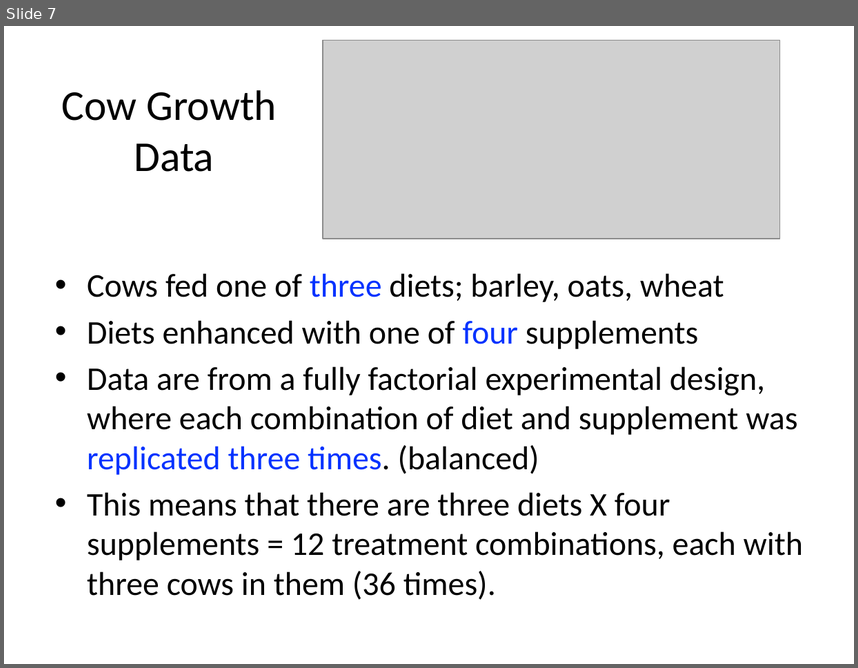
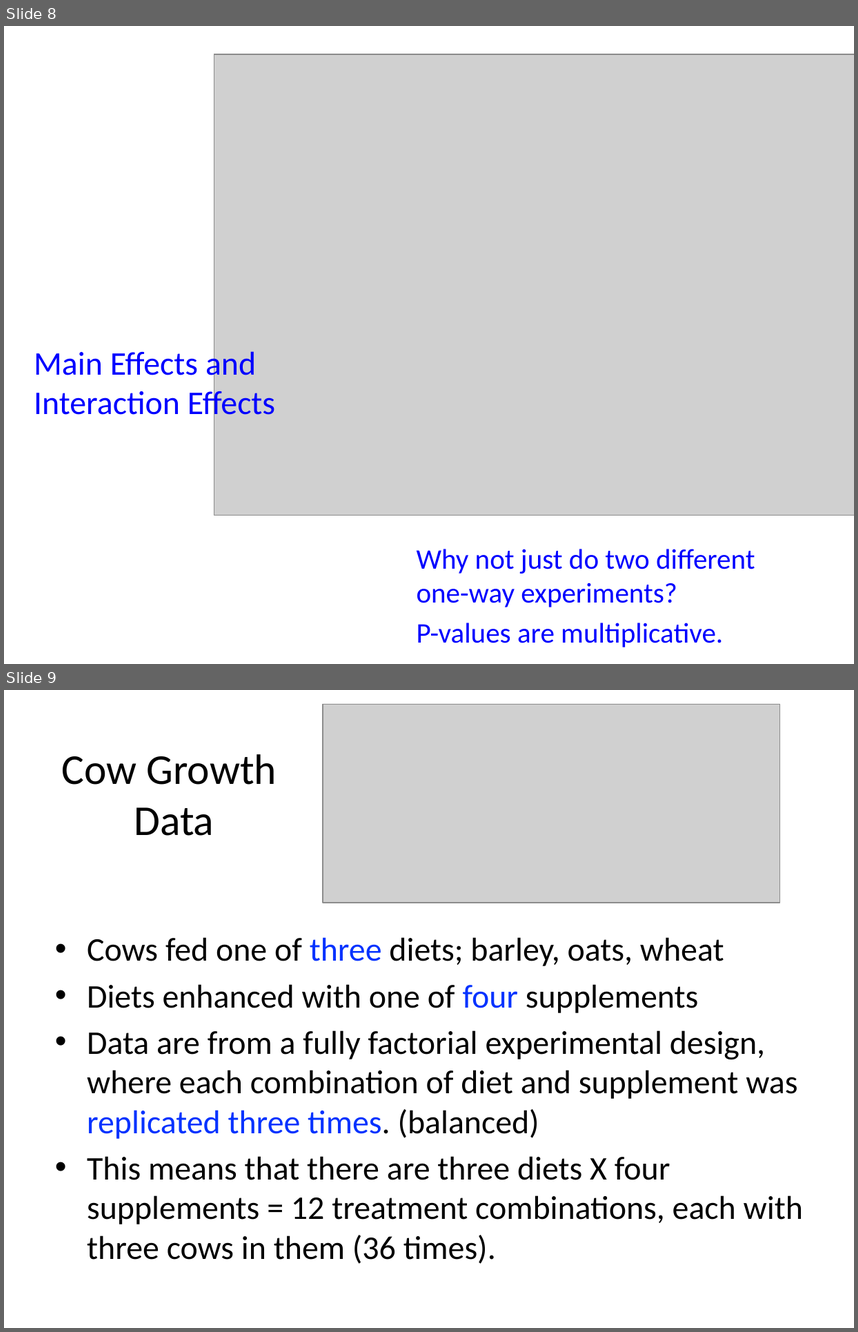
Before and after one commit to cmgienger/6-2WayANOVA, a slide deck: 6-2Way_ANOVA.pptx. Shown one above the other, each under a label of ours: slide 7 before the commit, slides 8 and 9 after it. The pictures are 858x668 and 858x1332 pixels, drawn with LibreOffice and Linux fonts; fonts in the diff are those of the drawing; grey boxes stand for pictures. Boxes give left, top, right and bottom in pixels: in the first picture for what was removed or moved away, otherwise in the second. Text is boxed around its words. In the diff, an @@ line names an element or a change of style, - is before the commit and + after.

```diff
--- a/6-2Way_ANOVA.pptx
+++ b/6-2Way_ANOVA.pptx
@@ slide 8 added at [4,26,854,664], background #FFFFFF @@
@@ picture added at [214,54,854,515] @@
@@ text added at [34,346,275,422], 28 pt, text #0000FF @@
+Main Effects and Interaction Effects
@@ text added at [417,548,755,647], 24 pt, text #0000FF @@
+Why not just do two different one-way experiments?
+P-values are multiplicative.
@@ what was slide 7 is now slide 9 @@
```
Also in this commit, not shown: 7 slides changed, 4 other slides added.
